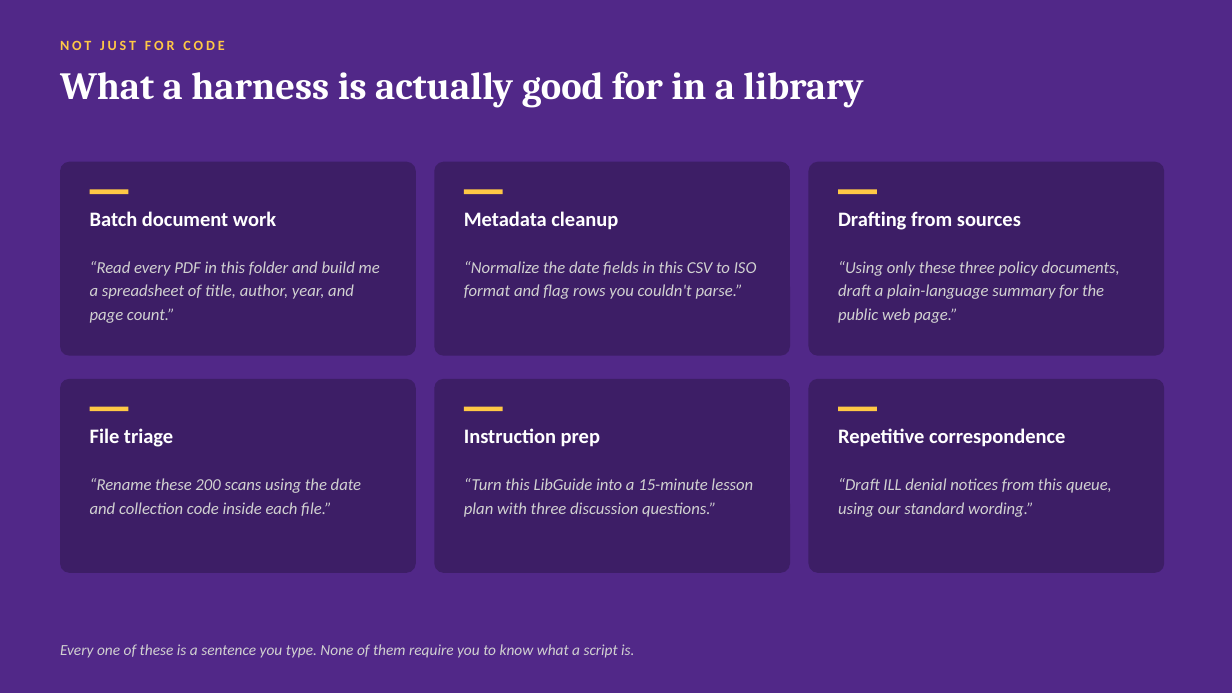
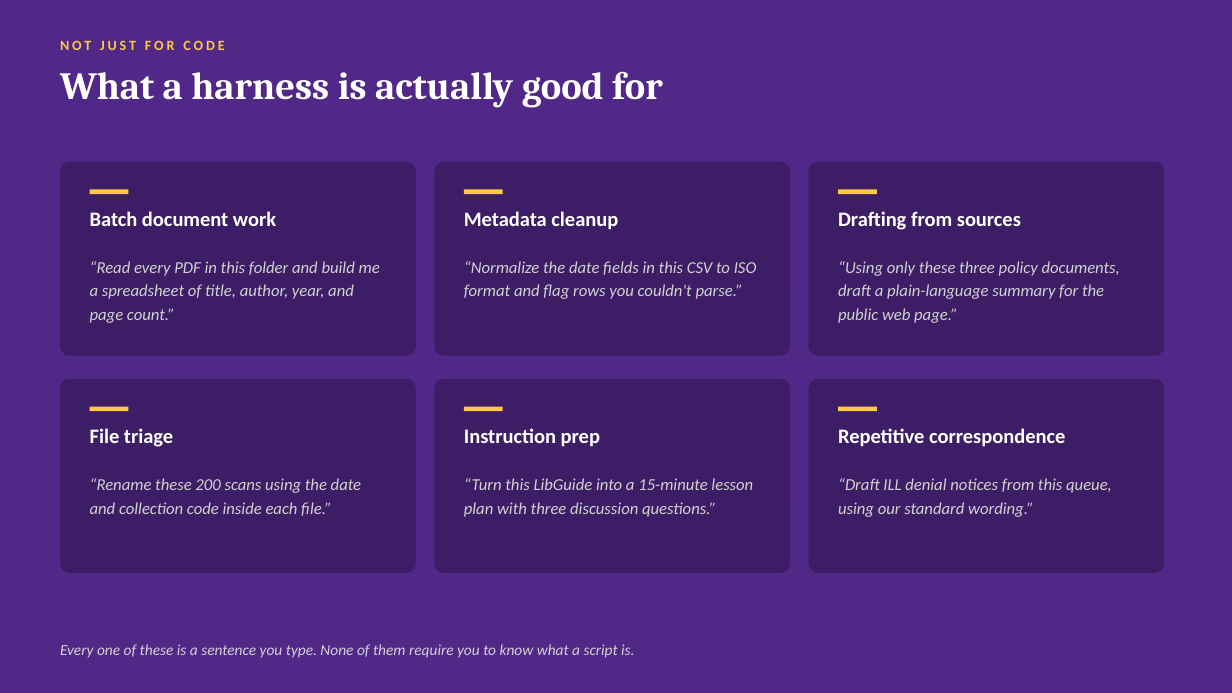
Before and after one commit to sawyerb-ksu/llms-101, a slide deck: slide 18 of LLMs-101-v2.pptx. Drawn at 1232x693 pixels with LibreOffice and Linux fonts; fonts in the diff are those of the drawing. Boxes give left, top, right and bottom in pixels: in the first picture for what was removed or moved away, otherwise in the second. Text is boxed around its words. In the diff, an @@ line names an element or a change of style, - is before the commit and + after.

```diff
--- a/LLMs-101-v2.pptx
+++ b/LLMs-101-v2.pptx
@@ text at (60,71,663,108): text changed @@
-What a harness is actually good for in a library
+What a harness is actually good for
```
Also in this commit, not shown: 4 other slides changed, 1 other file.
